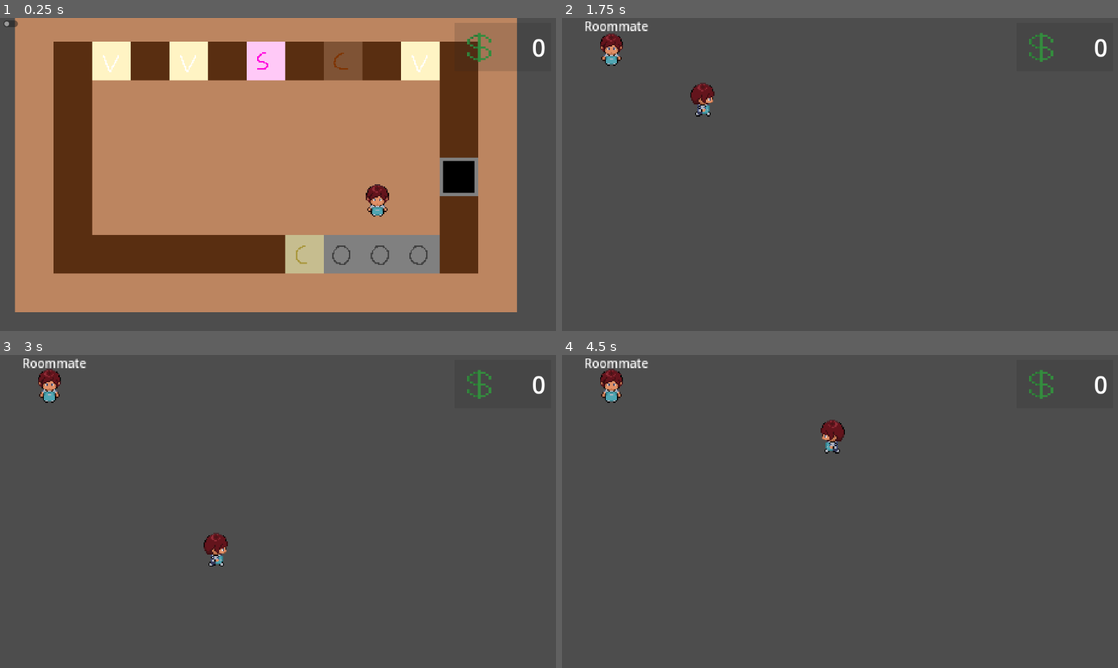
Above: before the commit, frames 1-4 (two rows, left to right).
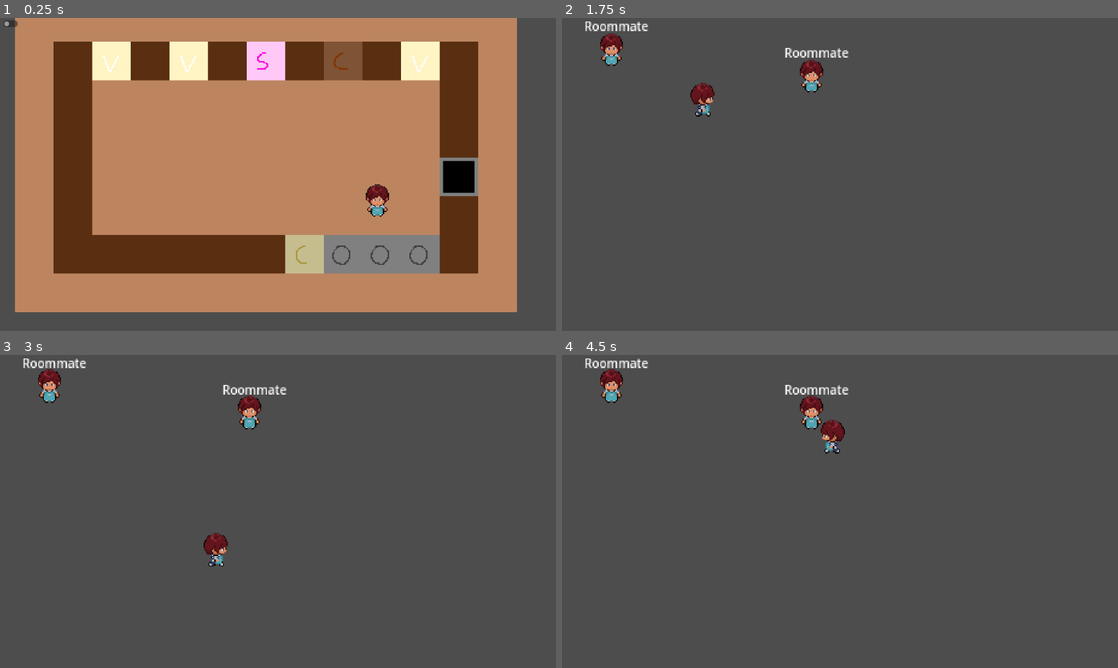
Above: after the commit, the same moments.

Repository: ElectricSpace25/Between-Scoops
Game: Godot game, scene res://Levels/Shop/shop.tscn
Same seed, same stepped clock (60 frames per second), same inputs: the game is played once before the commit and once after it.
Inputs (mouse positions are in pixels of both pictures, inside the frame that each line leads up to):
- Up to frame 1 (0.25 s): no input
- Up to frame 2 (1.75 s): click (573, 24) at 0.5 s; hold D (walk_right) from 1.28 s (still down); hold E (interact) from 1.28 s (still down)
- Up to frame 3 (3 s): release D (walk_right) at 2.03 s; release E (interact) at 2.03 s; hold S (walk_down) 2.03-2.78 s; tap E (interact) at 2.1 s; hold D (walk_right) from 2.78 s (still down); hold E (interact) from 2.78 s (still down)
- Up to frame 4 (4.5 s): release D (walk_right) at 3.53 s; release E (interact) at 3.53 s; hold W (walk_up) 3.53-4.28 s; tap E (interact) at 3.6 s; hold A (walk_left) from 4.28 s (still down); hold E (interact) from 4.28 s (still down)

The runs differ from the first frame. In frame 1, 0.2% of the frame differs, in the area x 84-98%, y 4-15%; in frame 2, 0.7%; in frame 3, 0.8%, in the area x 40-98%, y 4-24%; in frame 4, 0.8%.

Commit message:
Finished dialogue system logic and basic UI

Diff:
--- a/Levels/Apartment/apartment.tscn
+++ b/Levels/Apartment/apartment.tscn
@@ -1,12 +1,17 @@
 [gd_scene load_steps=3 format=3 uid="uid://df7ttqtk6frc8"]
 
-[ext_resource type="PackedScene" uid="uid://dpftuibgtewvt" path="res://Roommates/Roommate.tscn" id="1_a1d0b"]
+[ext_resource type="PackedScene" uid="uid://dpftuibgtewvt" path="res://Roommates/roommate.tscn" id="1_a1d0b"]
 [ext_resource type="PackedScene" uid="uid://c8ldqs2ik8dbq" path="res://Player/player.tscn" id="3_5lqoc"]
 
 [node name="Apartment" type="Node2D"]
 
 [node name="Roommate" parent="." instance=ExtResource("1_a1d0b")]
 position = Vector2(29, 39)
+
+[node name="Roommate2" parent="." instance=ExtResource("1_a1d0b")]
+position = Vector2(195, 61)
+roommate_id = "roommate_2"
+roommate_name = "Anna"
 
 [node name="Player" parent="." instance=ExtResource("3_5lqoc")]
 position = Vector2(84, 81)
--- a/Player/player.gd
+++ b/Player/player.gd
@@ -1,6 +1,7 @@
 extends CharacterBody2D
 
 var move_speed : float = 125
+var can_move = true # added to pause movement when interacting with roommates
 
 @onready var animation_tree = $AnimationTree
 @onready var state_machine = animation_tree.get("parameters/playback")
@@ -13,15 +14,17 @@
 @onready var objectives: VBoxContainer = $HUD/QuestTracker/VBoxContainer/Objectives
 
 func _ready() -> void:
+	#Global.player = self
 	quest_tracker.visible = false
 
 func _physics_process(_delta):
 	# Move
-	var input_direction = Input.get_vector("walk_left", "walk_right", "walk_up", "walk_down")
-	velocity = input_direction * move_speed
-	move_and_slide()
-	pick_new_state()
-	update_animation_parameters(input_direction)
+	if can_move:
+		var input_direction = Input.get_vector("walk_left", "walk_right", "walk_up", "walk_down")
+		velocity = input_direction * move_speed
+		move_and_slide()
+		pick_new_state()
+		update_animation_parameters(input_direction)
 
 func update_animation_parameters(move_input : Vector2):
 	if (move_input != Vector2.ZERO):
--- a/Player/player.tscn
+++ b/Player/player.tscn
@@ -288,6 +288,7 @@
 vertical_alignment = 1
 
 [node name="HUD" type="CanvasLayer" parent="."]
+visible = false
 
 [node name="Money" type="ColorRect" parent="HUD"]
 anchors_preset = 1
@@ -328,6 +329,7 @@
 text = "0"
 
 [node name="QuestTracker" type="ColorRect" parent="HUD"]
+visible = false
 offset_left = 10.0
 offset_top = 10.0
 offset_right = 310.0
--- a/Resources/Dialogue/dialogue_data.json
+++ b/Resources/Dialogue/dialogue_data.json
@@ -16,8 +16,15 @@
 						"state": "story_1",
 						"text": "blah blah blah blah",
 						"options": {
-							"Alright, how are you?": "in_progress",
-							"Say Goodbye": "end_convo"
+							"Tell me more": "in_progress",
+							"Say Goodbye": "exit"
+						}
+					},
+					{
+						"state": "in_progress",
+						"text": "more blah blah",
+						"options": {
+							"Say Goodbye": "end_branch"
 						}
 					},
 					{
@@ -26,19 +33,21 @@
 						"options": {}
 					},
 					{
-						"state": "end_convo",
+						"state": "end_branch",
 						"text": "Thanks for chatting with me.",
 						"options": {}
 					},
 				],
 			},
 			{
-				"branch_id": "roommate_2_1",
+				"branch_id": "roommate_1_2",
 				"dialogues": [
 					{
 						"state": "start",
-						"text": "You should go talk to roommate 1",
-						"options": {}
+						"text": "You should go talk to roommate 2",
+						"options": {
+							"Okay.": "exit"
+						}
 					},
 				],
 			},
@@ -49,15 +58,15 @@
 		"tree": [
 			{
 				"branch_id": "roommate_2_1",
-				"dialogues": [],
-			},
-			{
-				"branch_id": "roommate_2_2",
-				"dialogues": [],
-			},
-			{
-				"branch_id": "roommate_2_default",
-				"dialogues": [],
+				"dialogues": [
+					{
+						"state": "start",
+						"text": "You should talk to roommate 1",
+						"options": {
+							"Okay.": "exit"
+						}
+					},
+				],
 			},
 		],
 	},
--- a/Roommates/Roommate.tscn
+++ b/Roommates/Roommate.tscn
@@ -1,12 +1,13 @@
-[gd_scene load_steps=32 format=3 uid="uid://dpftuibgtewvt"]
-
-[ext_resource type="Script" path="res://Roommates/roommate.gd" id="1_mmu20"]
-[ext_resource type="PackedScene" uid="uid://bkwc4k21l5w51" path="res://Components/interactable.tscn" id="1_wls6k"]
-[ext_resource type="Texture2D" uid="uid://dqelm10xyjohs" path="res://Player/MC_IceCream_Spritesheet.png" id="2_jvth3"]
-[ext_resource type="Script" path="res://Resources/Dialogue/dialogue.gd" id="2_vk6sg"]
+[gd_scene load_steps=33 format=3 uid="uid://dpftuibgtewvt"]
+
+[ext_resource type="Script" path="res://Roommates/roommate.gd" id="1_7bbqo"]
+[ext_resource type="Script" path="res://Resources/Dialogue/dialogue.gd" id="2_y4c5v"]
+[ext_resource type="PackedScene" uid="uid://bkwc4k21l5w51" path="res://Components/interactable.tscn" id="3_tg2fn"]
+[ext_resource type="Texture2D" uid="uid://dqelm10xyjohs" path="res://Player/MC_IceCream_Spritesheet.png" id="4_bxqq6"]
+[ext_resource type="PackedScene" uid="uid://b4ktadv6dqwuh" path="res://UI/Dialogue/dialogue_manager.tscn" id="5_nhlll"]
 
 [sub_resource type="Resource" id="Resource_2g4uk"]
-script = ExtResource("2_vk6sg")
+script = ExtResource("2_y4c5v")
 dialogues = {}
 
 [sub_resource type="CircleShape2D" id="CircleShape2D_8481n"]
@@ -284,3 +285,5 @@
 offset_bottom = -4.0
 theme_override_font_sizes/font_size = 10
 text = "Roommate"
+
+[node name="DialogueManager" parent="." instance=ExtResource("5_nhlll")]
--- a/Roommates/roommate.gd
+++ b/Roommates/roommate.gd
@@ -8,6 +8,7 @@
 @export var roommate_name : String # displayed on UI when player interacts
 
 # Dialogue variables
+@onready var dialogue_manager: Node2D = $DialogueManager
 @export var dialogue_resource : Dialogue # instances Dialogue resource
 var current_state = "start"
 var current_branch_index = 0
@@ -16,8 +17,9 @@
 	# Roommates are interactable
 	interactable.interact = _on_interact
 
-	# Load all dialogue data
+	# Load dialogue data & dialogue manager
 	dialogue_resource.load_from_json("res://Resources/Dialogue/dialogue_data.json")
+	dialogue_manager.npc = self # initialize NPC reference
 
 # When player interacts with Roommate, start the dialogue
 func _on_interact():
@@ -30,7 +32,10 @@
 	var roommate_dialogues = dialogue_resource.get_npc_dialogue(roommate_id)
 	if roommate_dialogues.is_empty():
 		return
-	get_current_dialogue()
+
+	#get_current_dialogue()
+	# Fetch dialogue and display on the UI
+	dialogue_manager.show_dialogue(self)
 
 # Get current dialogue based on current state and branch index
 func get_current_dialogue():
@@ -38,7 +43,7 @@
 	if current_branch_index < roommate_dialogues.size():
 		for dialogue in roommate_dialogues[current_branch_index]["dialogues"]:
 			if dialogue["state"] == current_state:
-				print("Roomate says: " + dialogue["text"])
+				print("Roommate says: " + dialogue["text"])
 				return dialogue
 	return null
 
@@ -50,4 +55,3 @@
 # Update Dialogue branch and state after selection
 func set_dialogue_state(state):
 	current_state = state
-	pass
--- /dev/null
+++ b/UI/Dialogue/dialogue_manager.gd
@@ -0,0 +1,46 @@
+### dialogue_manager.gd
+
+extends Node2D
+
+@onready var dialogue_ui: Control = $DialogueUI
+var npc : Node = null
+
+# Show Dialogue taken from the npc, calling dialogue_ui
+func show_dialogue(npc, text="", options={}):
+	if text != "":
+		# Shows an empty box
+		dialogue_ui.show_dialogue(npc.roommate_name, text, options)
+	else:
+		# Show populated data
+		var dialogue = npc.get_current_dialogue()
+		if dialogue == null:
+			return
+		dialogue_ui.show_dialogue(npc.roommate_name, dialogue["text"], dialogue["options"])
+
+# Hide Dialogue box, calling dialogue_ui
+func hide_dialogue():
+	dialogue_ui.hide_dialogue()
+
+# Dialogue state management
+func handle_dialogue_choice(option):
+	# Get current dialogue of the npc we are talking to
+	var current_dialogue = npc.get_current_dialogue()
+	if current_dialogue == null:
+		return
+
+	# Update state
+	var next_state = current_dialogue["options"].get(option, "start")
+	npc.set_dialogue_state(next_state)
+
+	# Handle state transitions
+	if next_state == "end_branch":
+		# Move to the next dialogue branch for that npc
+		if npc.current_branch_index < npc.dialogue_resource.get_npc_dialogue(npc.roommate_id).size() - 1:
+			npc.set_dialogue_tree(npc.current_branch_index + 1)
+		hide_dialogue()
+	elif next_state == "exit":
+		# Reset the branch to the start
+		npc.set_dialogue_state("start")
+		hide_dialogue()
+	else:
+		show_dialogue(npc)
--- /dev/null
+++ b/UI/Dialogue/dialogue_manager.tscn
@@ -0,0 +1,9 @@
+[gd_scene load_steps=3 format=3 uid="uid://b4ktadv6dqwuh"]
+
+[ext_resource type="Script" path="res://UI/Dialogue/dialogue_manager.gd" id="1_clh7w"]
+[ext_resource type="PackedScene" uid="uid://cxelh45iuyxi7" path="res://UI/Dialogue/dialogue_ui.tscn" id="2_h1bcr"]
+
+[node name="DialogueManager" type="Node2D"]
+script = ExtResource("1_clh7w")
+
+[node name="DialogueUI" parent="." instance=ExtResource("2_h1bcr")]
--- a/UI/Dialogue/dialogue_ui.gd
+++ b/UI/Dialogue/dialogue_ui.gd
@@ -5,3 +5,39 @@
 @onready var dialogue_speaker: Label = $CanvasLayer/Panel/VBoxContainer/DialogueSpeaker
 @onready var dialogue_text: Label = $CanvasLayer/Panel/VBoxContainer/DialogueText
 @onready var dialogue_options: HBoxContainer = $CanvasLayer/Panel/VBoxContainer/DialogueOptions
+
+func _ready():
+	hide_dialogue()
+
+# Show Dialogue Box
+func show_dialogue(speaker, text, options):
+	panel.visible = true
+
+	# Set the labels based on the values passed in
+	dialogue_speaker.text = speaker
+	dialogue_text.text = text
+
+	# Remove previous options
+	for option in dialogue_options.get_children():
+		dialogue_options.remove_child(option)
+
+	# Populate options
+	for option in options.keys():
+		var button = Button.new()
+		button.text = option
+		button.add_theme_font_size_override("font_size", 20)
+		button.pressed.connect(_on_option_selected.bind(option))
+		dialogue_options.add_child(button)
+
+# Handle response selection
+func _on_option_selected(option):
+	get_parent().handle_dialogue_choice(option)
+
+# Hide Dialogue Box
+func hide_dialogue():
+	panel.visible = false
+	#Global.player.can_move = true
+
+# Close Dialogue Box if press x on UI
+func _on_close_button_pressed() -> void:
+	hide_dialogue()
--- a/UI/Dialogue/dialogue_ui.tscn
+++ b/UI/Dialogue/dialogue_ui.tscn
@@ -70,3 +70,5 @@
 grow_horizontal = 0
 theme_override_font_sizes/font_size = 20
 text = "X"
+
+[connection signal="pressed" from="CanvasLayer/Panel/CloseButton" to="." method="_on_close_button_pressed"]
Not shown: 2 places in Roommates/Roommate.tscn that only renumber resources
